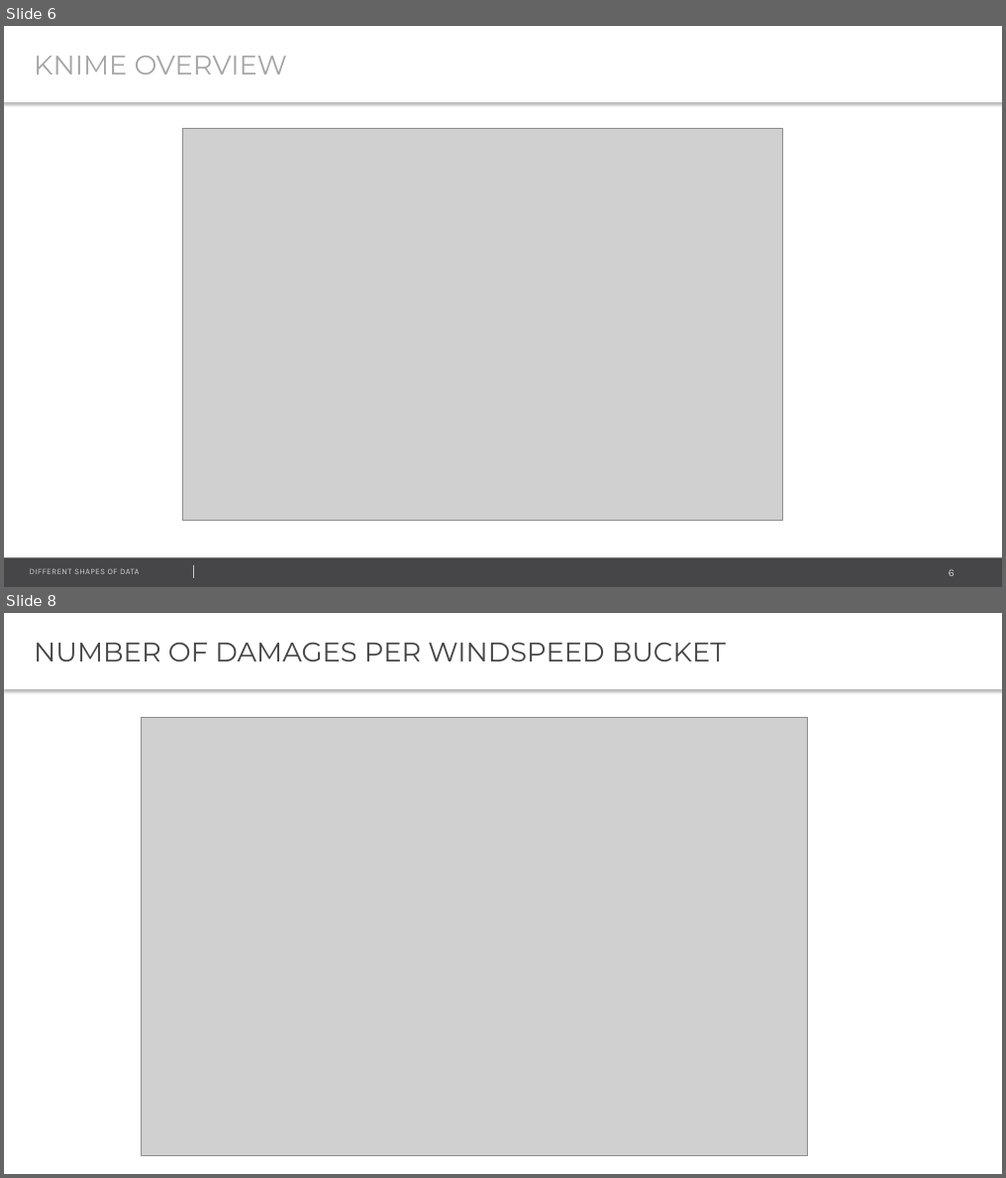
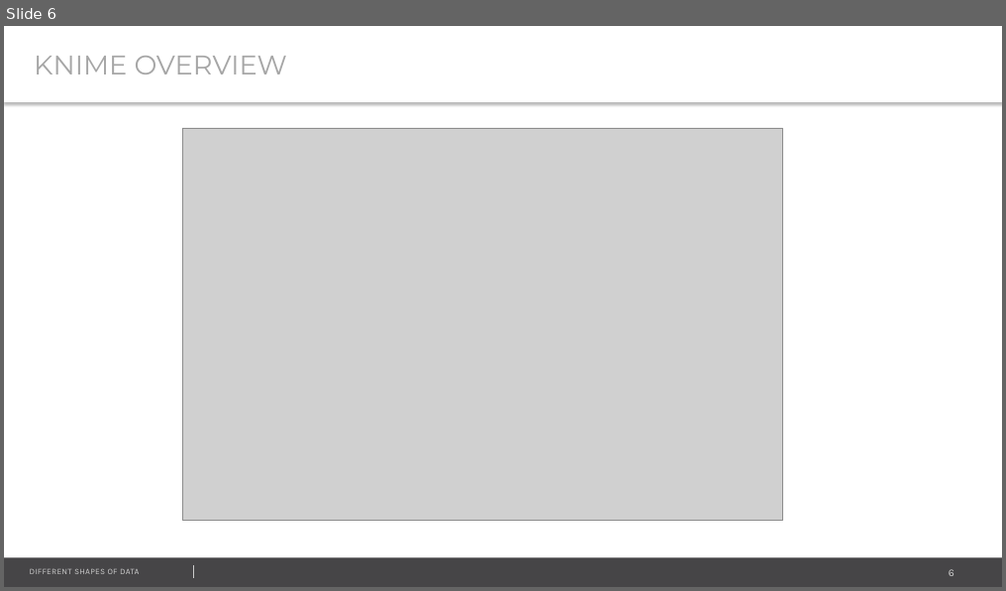
Before and after one commit to salacika/DE2DSD, a slide deck: knime/knime.pptx. Shown one above the other, each under a label of ours: slides 6 and 8 before the commit, slide 6 after it; the slides between them are not shown. The pictures are 1006x1178 and 1006x591 pixels, drawn with LibreOffice and Linux fonts; fonts in the diff are those of the drawing; grey boxes stand for pictures. Boxes give left, top, right and bottom in pixels: in the first picture for what was removed or moved away, otherwise in the second. Text is boxed around its words. In the diff, an @@ line names an element or a change of style, - is before the commit and + after.

Commit message:
knime

```diff
--- a/knime/knime.pptx
+++ b/knime/knime.pptx
@@ slide 8 removed at (4, 613, 1002, 1174), background #FFFFFF @@
@@ text removed at (4, 613, 1002, 689) @@
-NUMBER OF DAMAGES PER WINDSPEED BUCKET
@@ picture removed at (141, 717, 807, 1156) @@
```
